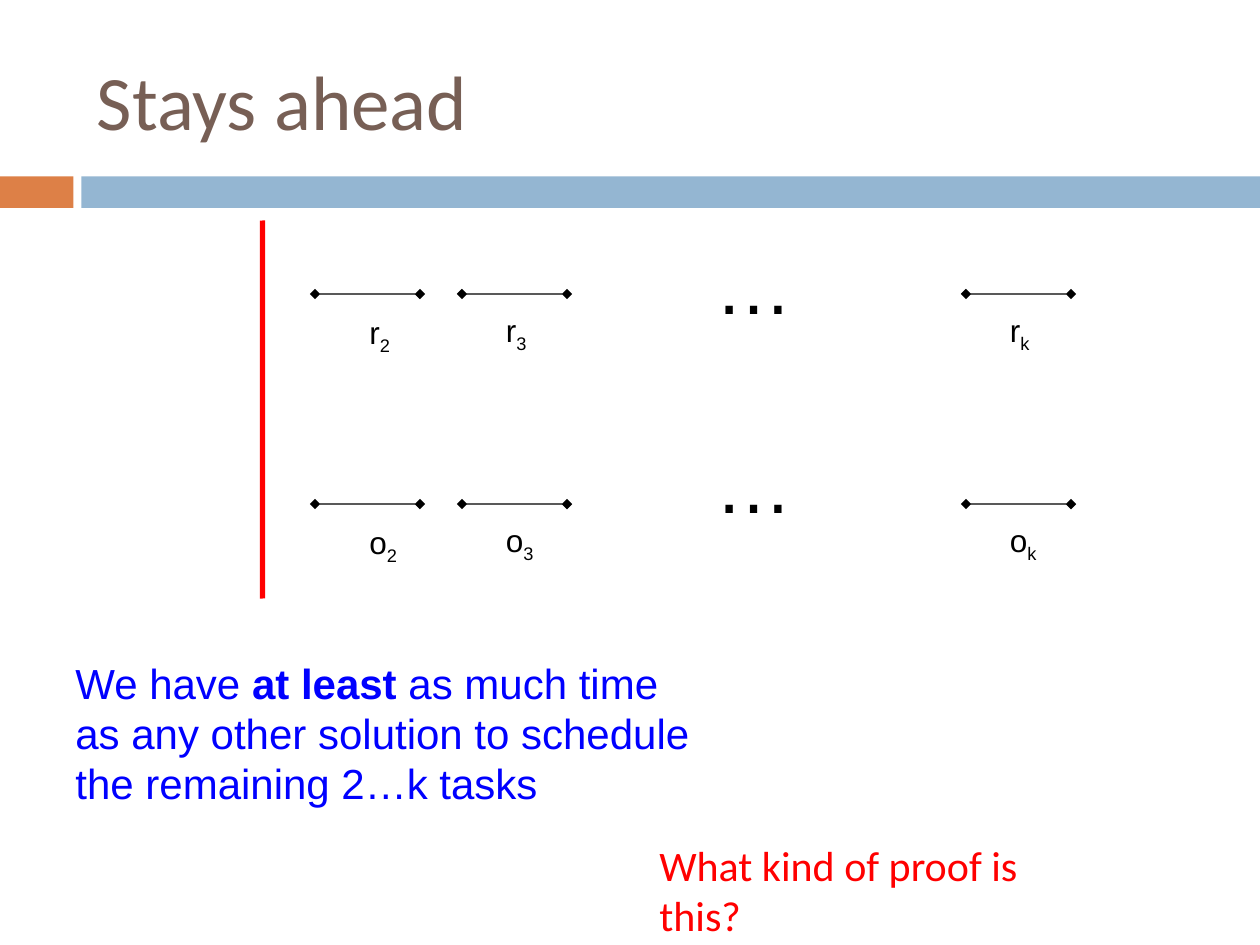
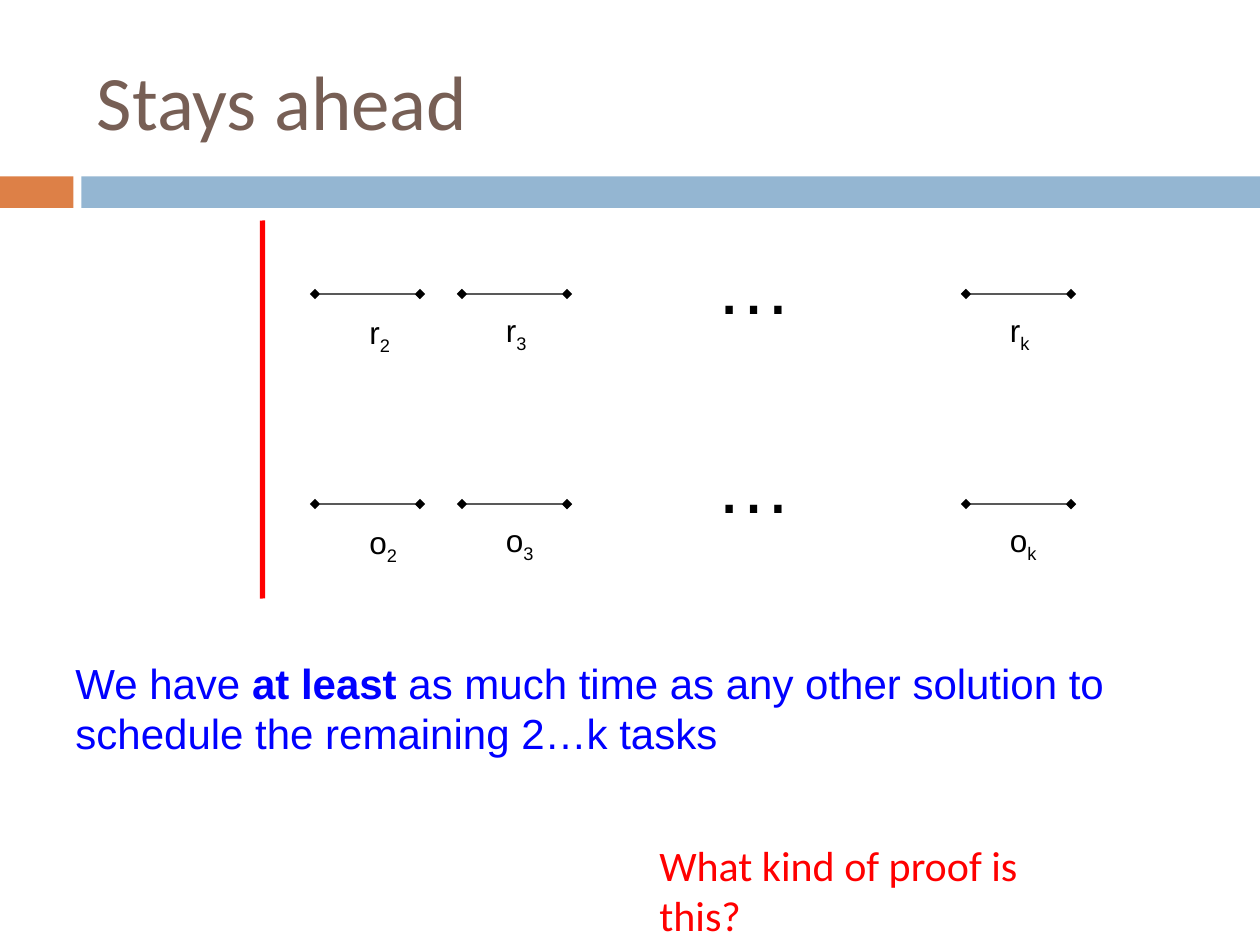
Before and after one commit to Collins-kariuk/Algorithms, a slide deck: slide 63 of Lectures/Lecture 14_Greedy Algorithms.pptx. Drawn at 1260x945 pixels with LibreOffice and Linux fonts; fonts in the diff are those of the drawing. Boxes give left, top, right and bottom in pixels: in the first picture for what was removed or moved away, otherwise in the second. Text is boxed around its words. In the diff, an @@ line names an element or a change of style, - is before the commit and + after.

```diff
--- a/Lectures/Lecture 14_Greedy Algorithms.pptx
+++ b/Lectures/Lecture 14_Greedy Algorithms.pptx
@@ text "We have at least as ..." rewrapped from [75, 668, 689, 808] to [75, 668, 1104, 758] @@
```
Also in this commit, not shown: 13 other slides changed.
